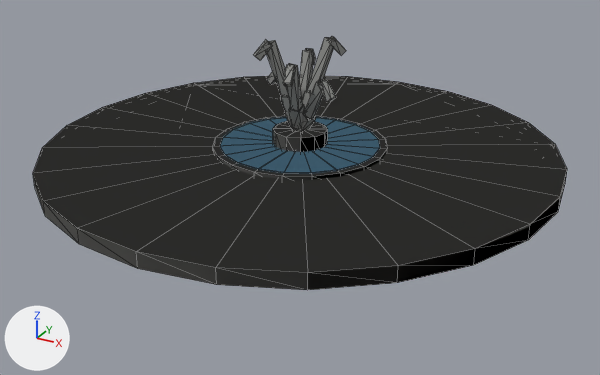
Renders of the glTF model game/models/hero/rb_sunplaza.glb from each side of a commit.
The view is the same before and after, from a 50 mm camera at (30.2, -54.9, 24.5) aimed at (1.0, -1.9, -2.0). Lighting does not change. The marker at lower left points along +X, +Y and +Z. The picture after the commit comes second. Mesh edges are drawn as thin lines. Objects named as collision shapes, trigger or cutter boxes, shadow casters or lower levels of detail are left out. Where no turn or scale is listed for an object, it has been applied to the vertices. Vertices at exactly the same position are counted once.

Before the edit, the objects in view are built like this:
```python
me_rb_sunplaza_lod0 = bpy.data.meshes.new('rb_sunplaza_lod0')
me_rb_sunplaza_lod0.from_pydata(...)  # 330 vertices, 401 faces; spans x -20.6..20.6, y -20.6..20.6, z -4.9..4.9
# faces by material slot: [6, 1, 72, 22, 96, 60, 144]
me_rb_sunplaza_lod0.materials.append(mat_wall)  # white #e8e2d4
me_rb_sunplaza_lod0.materials.append(mat_roof)  # light grey #cfcac0
me_rb_sunplaza_lod0.materials.append(mat_curb)  # white #f1f0ea
me_rb_sunplaza_lod0.materials.append(mat_grass)  # green #5f8f3a
me_rb_sunplaza_lod0.materials.append(mat_basin)  # white #eeeeea
me_rb_sunplaza_lod0.materials.append(mat_water)  # cyan #6fb6c8, glowing dark blue #3f6176
me_rb_sunplaza_lod0.materials.append(mat_scul)  # grey #8e8f8c
ob_rb_sunplaza_lod0 = bpy.data.objects.new('rb_sunplaza_lod0', me_rb_sunplaza_lod0)
ob_rb_sunplaza_lod0.location = (0.0, 0.0, 4.54)
```
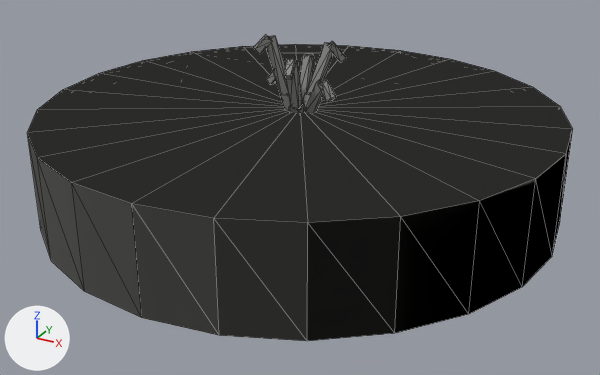
Where the newer file only moved an object's origin or applied its transform, the numbers keep the older frame.

Pixel boxes [x1, y1, x2, y2] of what changed, in the pictures (600 x 375 px; the box of a moved part takes in the faces that stretch with it):
'rb_sunplaza_lod0', reshaped (20% taller)
    before: [33, 36, 567, 290]
    after: [27, 35, 573, 341]
part 1 of me_rb_sunplaza_lod0, moved or reshaped
    before: [33, 75, 567, 290]
    after: [27, 44, 573, 341]
part 2 of me_rb_sunplaza_lod0, moved or reshaped
    before: [285, 63, 303, 111]
    after: [285, 58, 303, 108]
part 3 of me_rb_sunplaza_lod0, moved or reshaped
    before: [283, 65, 295, 87]
    after: [283, 59, 295, 80]
part 4 of me_rb_sunplaza_lod0, moved or reshaped
    before: [266, 40, 289, 97]
    after: [266, 35, 289, 95]
part 5 of me_rb_sunplaza_lod0, moved or reshaped
    before: [253, 40, 271, 60]
    after: [253, 35, 270, 54]
part 6 of me_rb_sunplaza_lod0, moved or reshaped
    before: [300, 50, 314, 98]
    after: [300, 55, 314, 100]
part 7 of me_rb_sunplaza_lod0, moved or reshaped
    before: [305, 48, 316, 65]
    after: [305, 53, 316, 71]
part 8 of me_rb_sunplaza_lod0, moved or reshaped
    before: [307, 37, 334, 93]
    after: [307, 42, 334, 95]
part 9 of me_rb_sunplaza_lod0, moved or reshaped
    before: [329, 36, 346, 55]
    after: [329, 41, 346, 62]

What changed in the scene script:
```text
Change me_rb_sunplaza_lod0:
    used by ob_rb_sunplaza_lod0; location = (0.0, 0.0, 4.54)
    remove me_rb_sunplaza_lod0.from_pydata(...)  # 330 vertices, 401 faces; spans x -20.6..20.6, y -20.6..20.6, z -4.9..4.9
    add me_rb_sunplaza_lod0.from_pydata(...)  # 330 vertices, 401 faces; spans x -20.6..20.6, y -20.6..20.6, z -8.5..5.3
    me_rb_sunplaza_lod0 part 1: the loose piece of 49 vertices spanning x -20.6..20.6, y -20.6..20.6, z -4.9..-3.8 is scaled about its middle by (1, 1, 6.85), then moved by (0.0, 0.0, -0.2)
    me_rb_sunplaza_lod0 part 2: the loose piece of 8 vertices spanning x -0.1..0.9, y -2.7..-0.6, z -0.4..3.5 is scaled about its middle by (1, 1, 1.06), then moved by (0.0, 0.0, 0.3)
    me_rb_sunplaza_lod0 part 3: the loose piece of 8 vertices spanning x 0.2..1.1, y -3.6..-2.1, z 2.1..3.5 is moved by (0.0, 0.0, 0.5)
    me_rb_sunplaza_lod0 part 4: the loose piece of 8 vertices spanning x -2.1..-0.4, y -2.0..-0.3, z 0.4..4.9 is scaled about its middle by (1, 1, 1.05), then moved by (0.0, 0.0, 0.3)
    me_rb_sunplaza_lod0 part 5: the loose piece of 8 vertices spanning x -2.8..-1.4, y -2.7..-1.3, z 3.5..4.9 is scaled about its middle by (0.992, 0.993, 0.888), then moved by (0.0, 0.0, 0.5)
    me_rb_sunplaza_lod0 part 6: the loose piece of 8 vertices spanning x -0.9..0.1, y 0.6..2.7, z -0.4..3.5 is scaled about its middle by (0.998, 0.999, 0.936), then moved by (0.0, 0.0, -0.3)
    me_rb_sunplaza_lod0 part 7: the loose piece of 8 vertices spanning x -1.1..-0.2, y 2.1..3.6, z 2.1..3.5 is scaled about its middle by (1, 1.01, 1.12), then moved by (0.0, 0.0, -0.5)
    me_rb_sunplaza_lod0 part 8: the loose piece of 8 vertices spanning x 0.4..2.1, y 0.3..2.0, z 0.4..4.9 is scaled about its middle by (0.999, 0.999, 0.945), then moved by (0.0, 0.0, -0.3)
    me_rb_sunplaza_lod0 part 9: the loose piece of 8 vertices spanning x 1.4..2.8, y 1.3..2.7, z 3.5..4.9 is moved by (0.0, 0.0, -0.5)
    other edits to the shape of me_rb_sunplaza_lod0 do not show in these pictures
```
